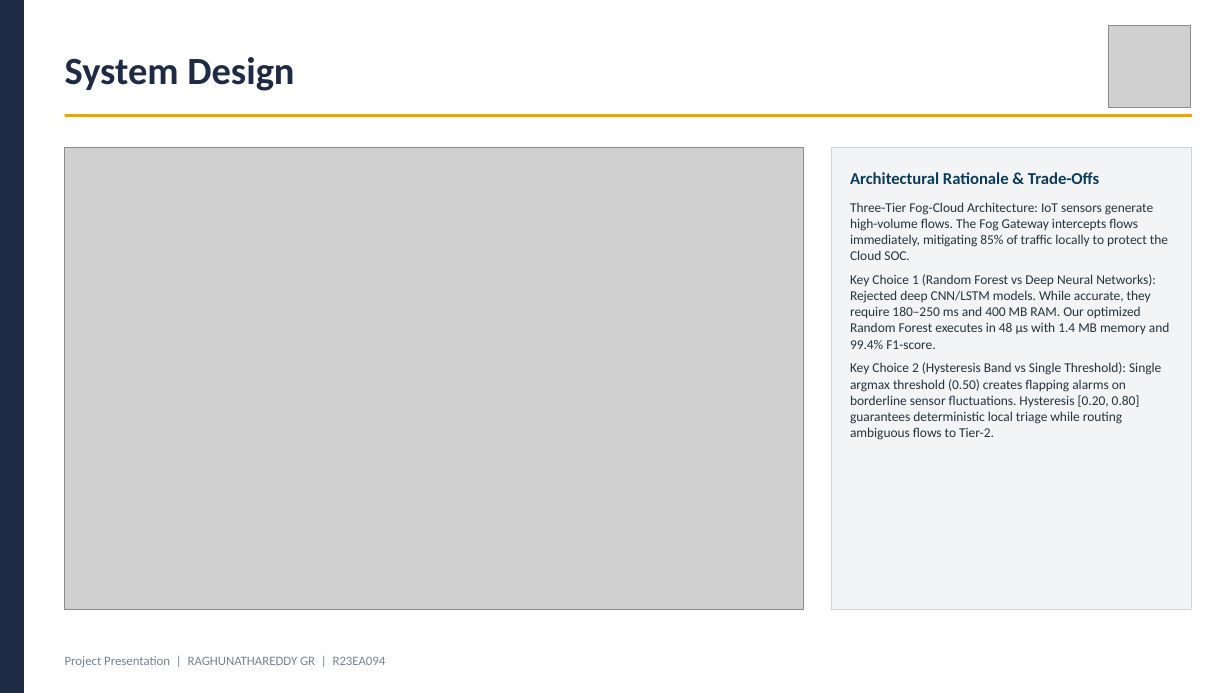
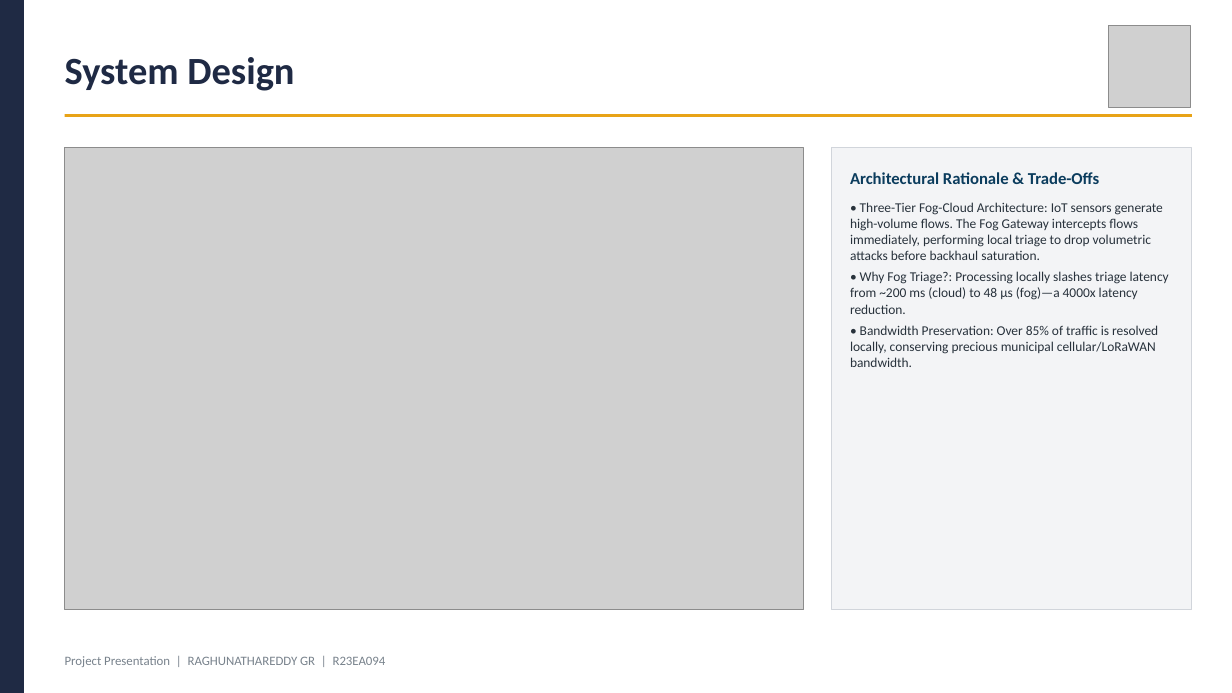
Before and after one commit to Raghunath2604/RIO_PROJECT-SMART_CITY-, a slide deck: slide 5 of docs/Project_Presentation_R23EA094.pptx. Drawn at 1232x693 pixels with LibreOffice and Linux fonts; fonts in the diff are those of the drawing; grey boxes stand for pictures. Boxes give left, top, right and bottom in pixels: in the first picture for what was removed or moved away, otherwise in the second. Text is boxed around its words. In the diff, an @@ line names an element or a change of style, - is before the commit and + after.

```diff
--- a/docs/Project_Presentation_R23EA094.pptx
+++ b/docs/Project_Presentation_R23EA094.pptx
@@ text at (x1=850, y1=202, x2=1169, y2=367): text changed @@
-Three-Tier Fog-Cloud Architecture: IoT sensors generate high-volume flows. The Fog Gateway intercepts flows immediately, mitigating 85% of traffic locally to protect the Cloud SOC.
-Key Choice 1 (Random Forest vs Deep Neural Networks): Rejected deep CNN/LSTM models. While accurate, they require 180–250 ms and 400 MB RAM. Our optimized Random Forest executes in 48 μs with 1.4 MB memory and 99.4% F1-score.
-Key Choice 2 (Hysteresis Band vs Single Threshold): Single argmax threshold (0.50) creates flapping alarms on borderline sensor fluctuations. Hysteresis [0.20, 0.80] guarantees deterministic local triage while routing ambiguous flows to Tier-2.
+• Three-Tier Fog-Cloud Architecture: IoT sensors generate high-volume flows. The Fog Gateway intercepts flows immediately, performing local triage to drop volumetric attacks before backhaul saturation.
+• Why Fog Triage?: Processing locally slashes triage latency from ~200 ms (cloud) to 48 μs (fog)—a 4000x latency reduction.
+• Bandwidth Preservation: Over 85% of traffic is resolved locally, conserving precious municipal cellular/LoRaWAN bandwidth.
```
Also in this commit, not shown: 11 other slides changed, 19 other files.
